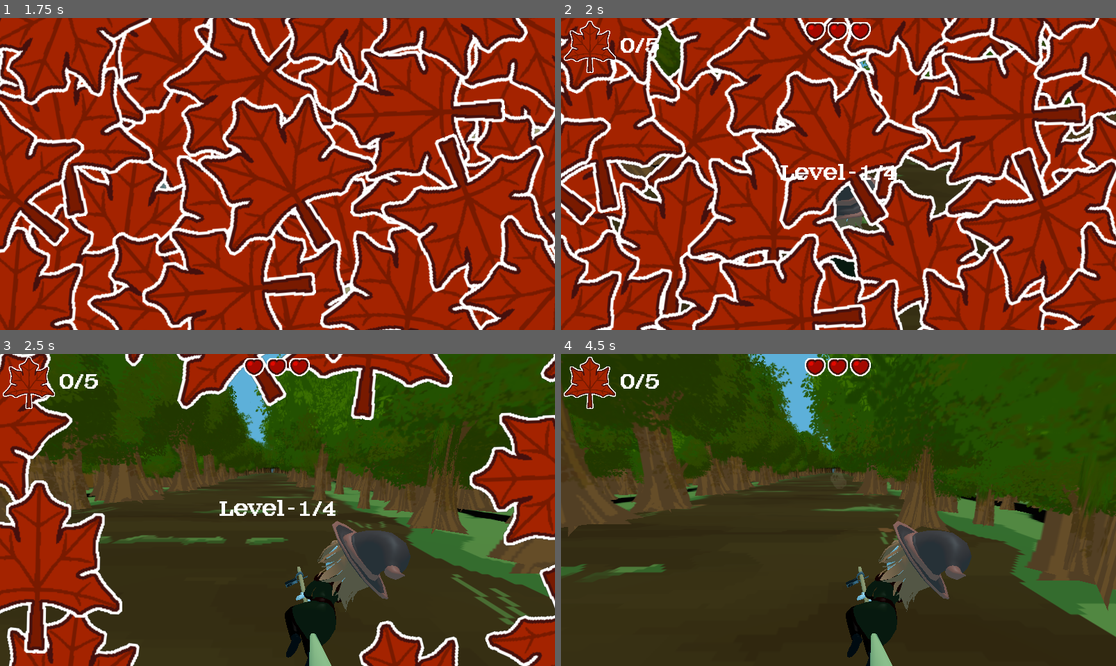
Above: before the commit, frames 1-4 (two rows, left to right).
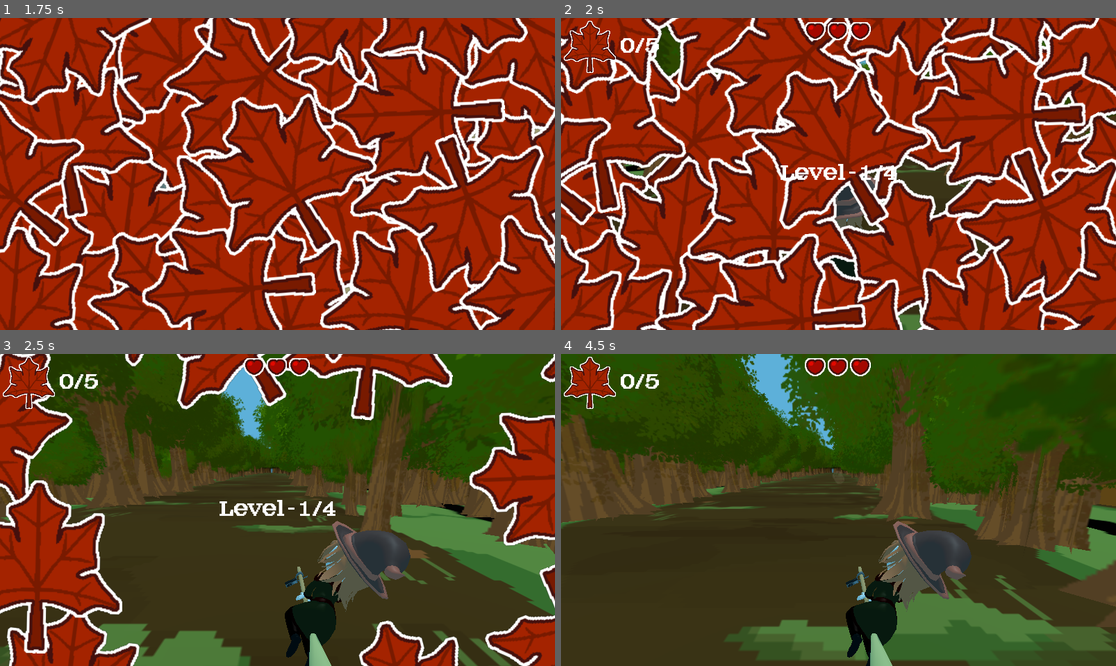
Above: after the commit, the same moments.

Repository: wewewer123/Cozy-Chaos-Fall-2025
Game: Godot game, scene res://scenes/game/GameHolder.tscn
The game is run twice, just before and just after one commit, with the same random seed, the same clock (stepped at 60 frames per second) and the same inputs.
Inputs (mouse positions are in pixels of both pictures, inside the frame that each line leads up to):
- Up to frame 1 (1.75 s): click "start" at 0.5 s; click "start" at 1.25 s
- Up to frame 2 (2 s): no input
- Up to frame 3 (2.5 s): tap Enter at 2 s; move the mouse to (399, 494) at 2.02 s; hold D (right) from 2.03 s (still down); tap T at 2.1 s; click (399, 494) at 2.17 s
- Up to frame 4 (4.5 s): move the mouse to (727, 525) at 2.77 s; release D (right) at 2.78 s; hold A (left) 2.78-3.53 s; tap Y at 2.85 s; move the mouse to (894, 441) at 3.52 s; hold D (right) from 3.53 s (still down); tap Tab at 3.6 s; move the mouse to (810, 572) at 4.27 s; tap T at 4.35 s; click (810, 572) at 4.42 s

Frame 1 is identical in both runs. In frame 2, 0.4% of the frame differs, in the area x 11-100%, y 8-100%; in frame 3, 17%; in frame 4, 26%, in the area x 0-100%, y 0-100%.

Commit message:
Adds Obstacle Spawn Distance To Globals

Diff:
--- a/scenes/lane_objects/directional_audio_manager.tscn
+++ b/scenes/lane_objects/directional_audio_manager.tscn
@@ -5,8 +5,8 @@
 [node name="LaneEntityDirectionalAudio" type="Node3D" node_paths=PackedStringArray("audio_streams")]
 script = ExtResource("1_d6vvy")
 audio_streams = [NodePath("Audio 1"), NodePath("Audio 2"), NodePath("Audio 3")]
-start_volume_db = -15
-end_volume_db = 10
+start_volume_db = -30
+end_volume_db = 15
 audio_fade_out_seconds = 0.75
 
 [node name="Audio 1" type="AudioStreamPlayer2D" parent="."]
--- a/scenes/world/Levels/Level1.tscn
+++ b/scenes/world/Levels/Level1.tscn
@@ -27,7 +27,7 @@
 [node name="PlayerLocator" parent="." instance=ExtResource("14_uvtmw")]
 
 [node name="Player" parent="." groups=["Player"] instance=ExtResource("2_estr2")]
-transform = Transform3D(1, 0, 0, 0, 1, 0, 0, 0, 1, 0, 4.339999, 19.610004)
+transform = Transform3D(1, 0, 0, 0, 1, 0, 0, 0, 1, 0, 4.34, 0)
 
 [node name="Obstacles" type="Node3D" parent="."]
 
--- a/scenes/world/Levels/Level2.tscn
+++ b/scenes/world/Levels/Level2.tscn
@@ -23,7 +23,7 @@
 [node name="Ground" parent="." instance=ExtResource("2_t0aw8")]
 
 [node name="Player" parent="." groups=["Player"] instance=ExtResource("4_dml08")]
-transform = Transform3D(1, 0, 0, 0, 1, 0, 0, 0, 1, 0, 4.339999, 19.610004)
+transform = Transform3D(1, 0, 0, 0, 1, 0, 0, 0, 1, 0, 4.34, 0)
 
 [node name="Obstacles" type="Node3D" parent="."]
 
--- a/scenes/world/Levels/Level3.tscn
+++ b/scenes/world/Levels/Level3.tscn
@@ -21,7 +21,7 @@
 script = ExtResource("1_8q2jx")
 
 [node name="Player" parent="." groups=["Player"] instance=ExtResource("4_kbmee")]
-transform = Transform3D(1, 0, 0, 0, 1, 0, 0, 0, 1, 0, 4.339999, 19.610004)
+transform = Transform3D(1, 0, 0, 0, 1, 0, 0, 0, 1, 0, 4.34, 0)
 
 [node name="Obstacles" type="Node3D" parent="."]
 
--- a/scenes/world/Levels/Level4.tscn
+++ b/scenes/world/Levels/Level4.tscn
@@ -21,7 +21,7 @@
 script = ExtResource("1_vt067")
 
 [node name="Player" parent="." groups=["Player"] instance=ExtResource("4_bxbrp")]
-transform = Transform3D(1, 0, 0, 0, 1, 0, 0, 0, 1, 0, 4.339999, 19.610004)
+transform = Transform3D(1, 0, 0, 0, 1, 0, 0, 0, 1, 0, 4.34, 0)
 
 [node name="Obstacles" type="Node3D" parent="."]
 
--- a/scripts/game/globals.gd
+++ b/scripts/game/globals.gd
@@ -12,6 +12,8 @@
 	GameManager.game_states.LEVEL4: 0.5 * SPAWN_DIFFICULTY_MULTIPLAYER
 }
 
+var object_spawn_distance:float = 60
+
 # Current spawning timer speeds
 #     Lv1: 1.0
 #     Lv2: 0.7
--- a/scripts/lane_objects/Spawner.gd
+++ b/scripts/lane_objects/Spawner.gd
@@ -17,6 +17,12 @@
 
 var player_locat:PlayerLocator
 var object_parent:Node
+
+var next_audio_bus_index = 0
+var audio_pan_effect_busses = 3
+
+func _ready() -> void:
+	position.z = -Globals.object_spawn_distance
 
 func init(spawned_object_parent: Node, player_locator:PlayerLocator) -> void:
 	self.player_locat = player_locator
@@ -81,6 +87,8 @@
 		SpawnStrategie.Pair:
 			spawn_pair()
 
+	next_audio_bus_index = (next_audio_bus_index + 1) % audio_pan_effect_busses
+
 func spawn_single() -> void:
 	var lane_object:CollisionObject
 
@@ -89,7 +97,7 @@
 	else:
 		lane_object = spawn_obstacle(object_parent, _pick_lane())
 
-	lane_object.init(player_locat)
+	lane_object.init(player_locat, next_audio_bus_index)
 
 	await fade_in([lane_object])
 
@@ -100,8 +108,8 @@
 	var item := spawn_item(object_parent, lane_item)
 	var obstacle := spawn_obstacle(object_parent, lane_obstacle)
 
-	item.init(player_locat)
-	obstacle.init(player_locat)
+	item.init(player_locat, next_audio_bus_index)
+	obstacle.init(player_locat, next_audio_bus_index)
 
 	await fade_in([item,obstacle])
 
--- a/scripts/lane_objects/collision_object.gd
+++ b/scripts/lane_objects/collision_object.gd
@@ -8,9 +8,9 @@
 
 signal collided_with_player(colisions_type: int, player: Node)
 
-func init(player_locator:PlayerLocator):
+func init(player_locator:PlayerLocator, next_audio_bus_index:int):
 	if(directionalAudio != null):
-		directionalAudio.init(player_locator)
+		directionalAudio.init(player_locator, next_audio_bus_index)
 
 func set_texture_alpha(value : float) -> void:
 	textureSetter.set_alpha(value)
--- a/scripts/lane_objects/directional_audio_manager.gd
+++ b/scripts/lane_objects/directional_audio_manager.gd
@@ -8,22 +8,20 @@
 @export var audio_fade_out_seconds:float = 0.25
 @export var start_delay_seconds:float = 0
 
-var max_distance_player_obstacle = 45.0
+var max_distance_player_obstacle = abs(Globals.object_spawn_distance)
 var player_locator : PlayerLocator
-var next_audio_index : int = 0
 
-func init(playerLocator:PlayerLocator):
+func init(playerLocator:PlayerLocator, next_audio_bus_index:int):
 	player_locator = playerLocator
 	await get_tree().create_timer(start_delay_seconds).timeout
-	_playDirectionalSound()
+	_playDirectionalSound(next_audio_bus_index)
 
 func _ready() -> void:
 	for i in range(len(audio_streams)):
 		audio_streams[i].stream = soundeffect
 
-func _playDirectionalSound() -> void:
-	_playStream(audio_streams[next_audio_index])
-	next_audio_index = (next_audio_index + 1) % len(audio_streams)
+func _playDirectionalSound(next_audio_bus_index:int) -> void:
+	_playStream(audio_streams[next_audio_bus_index])
 
 func _playStream(audio_stream: AudioStreamPlayer2D) -> void:
 	audio_stream.volume_db = start_volume_db
